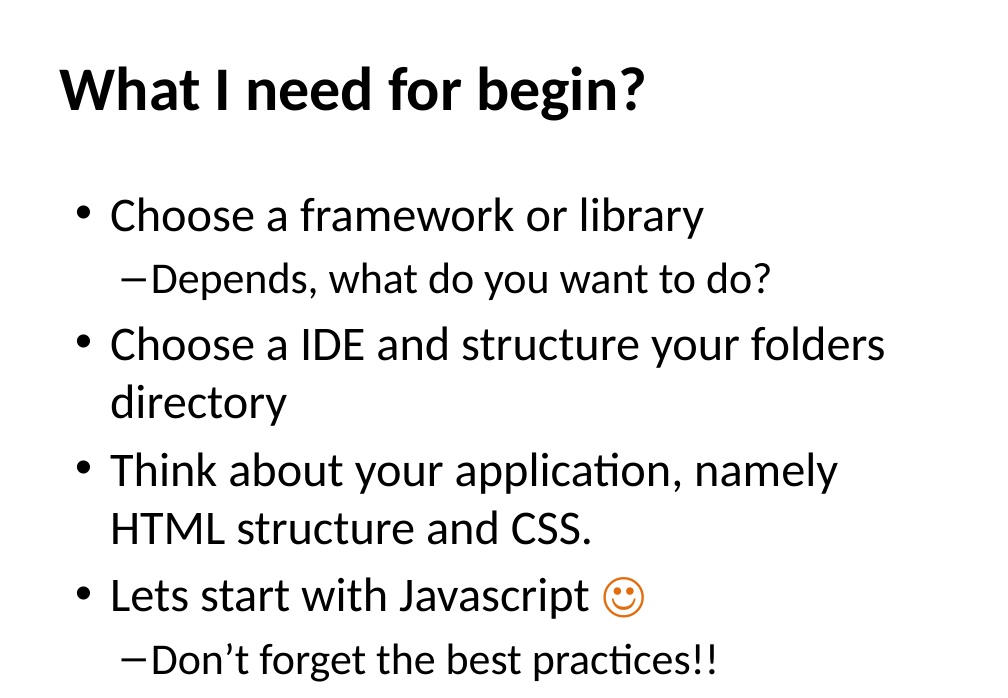
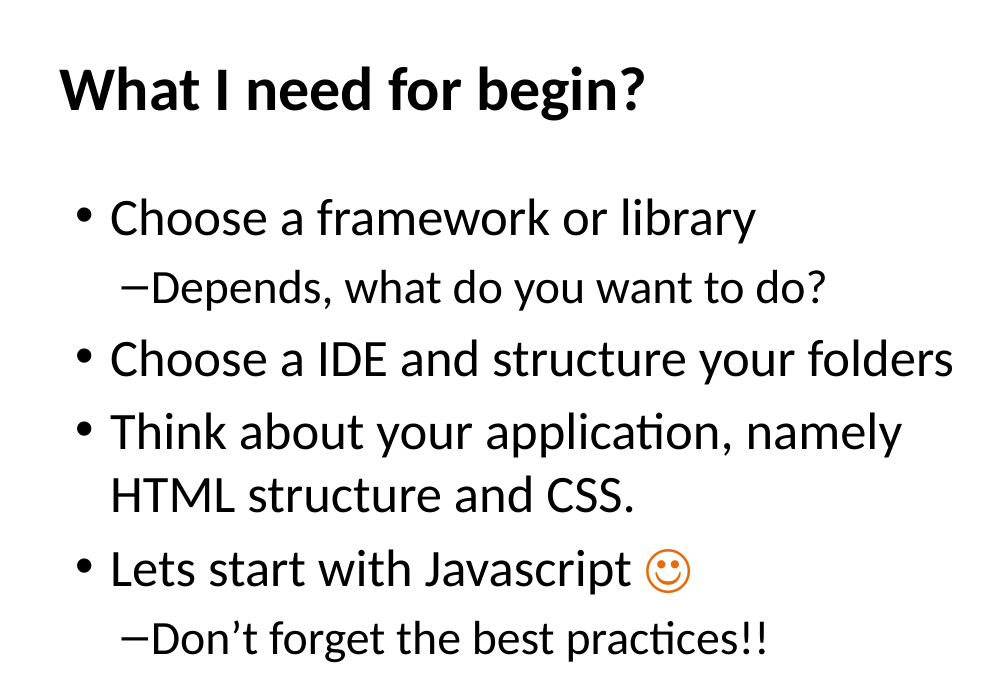
Before and after one commit to monica85rodrigues/presentation-netponto-spa, a slide deck: slide 17 of Relax, it's SPA time.pptx. Drawn at 1008x698 pixels with LibreOffice and Linux fonts; fonts in the diff are those of the drawing; background and template pictures are left out. Boxes give left, top, right and bottom in pixels: in the first picture for what was removed or moved away, otherwise in the second. Text is boxed around its words. In the diff, an @@ line names an element or a change of style, - is before the commit and + after.

```diff
--- a/Relax, it's SPA time.pptx
+++ b/Relax, it's SPA time.pptx
@@ text at (110,198,903,663): size 37.4 to 40.7 pt in "Choose a framework or library", "Think about your application, namely HTML structure ...", "Lets start with Javascript ☺"; size 34 to 37 pt in "Depends, what do you want to do?", "Don’t forget the best practices!!" @@
@@ text at (110,339,955,385): text changed; size 37.4 to 40.7 pt @@
-• Choose a IDE and structure your folders directory
+• Choose a IDE and structure your folders
```
Also in this commit, not shown: 8 other slides changed.
